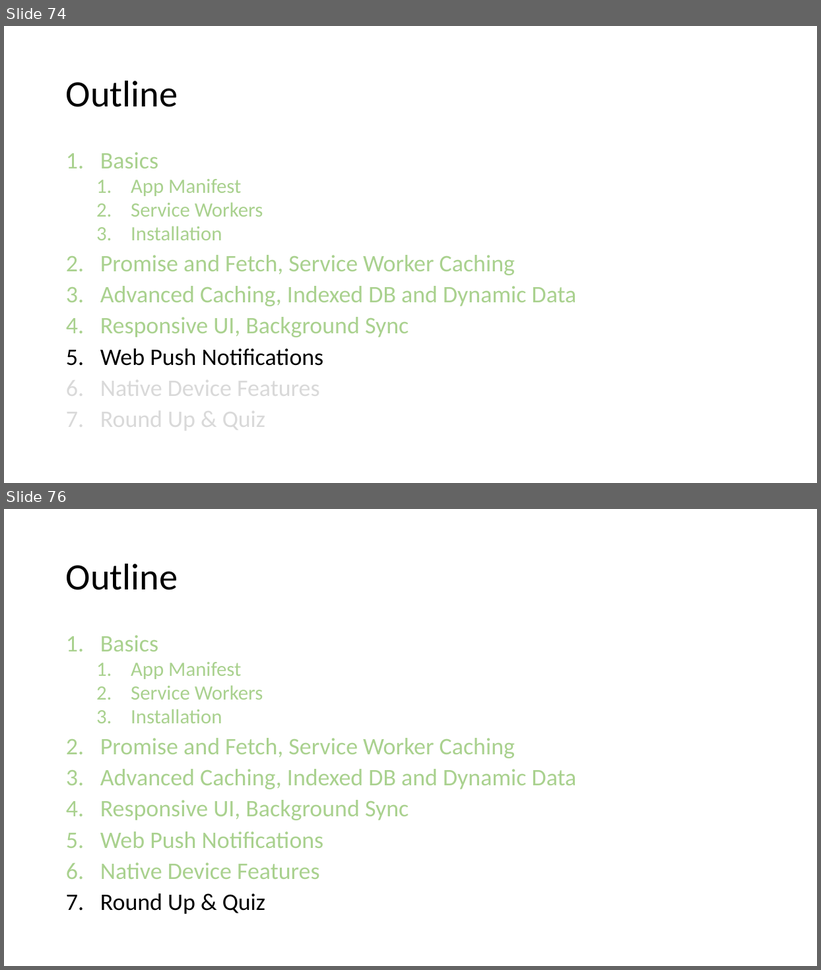
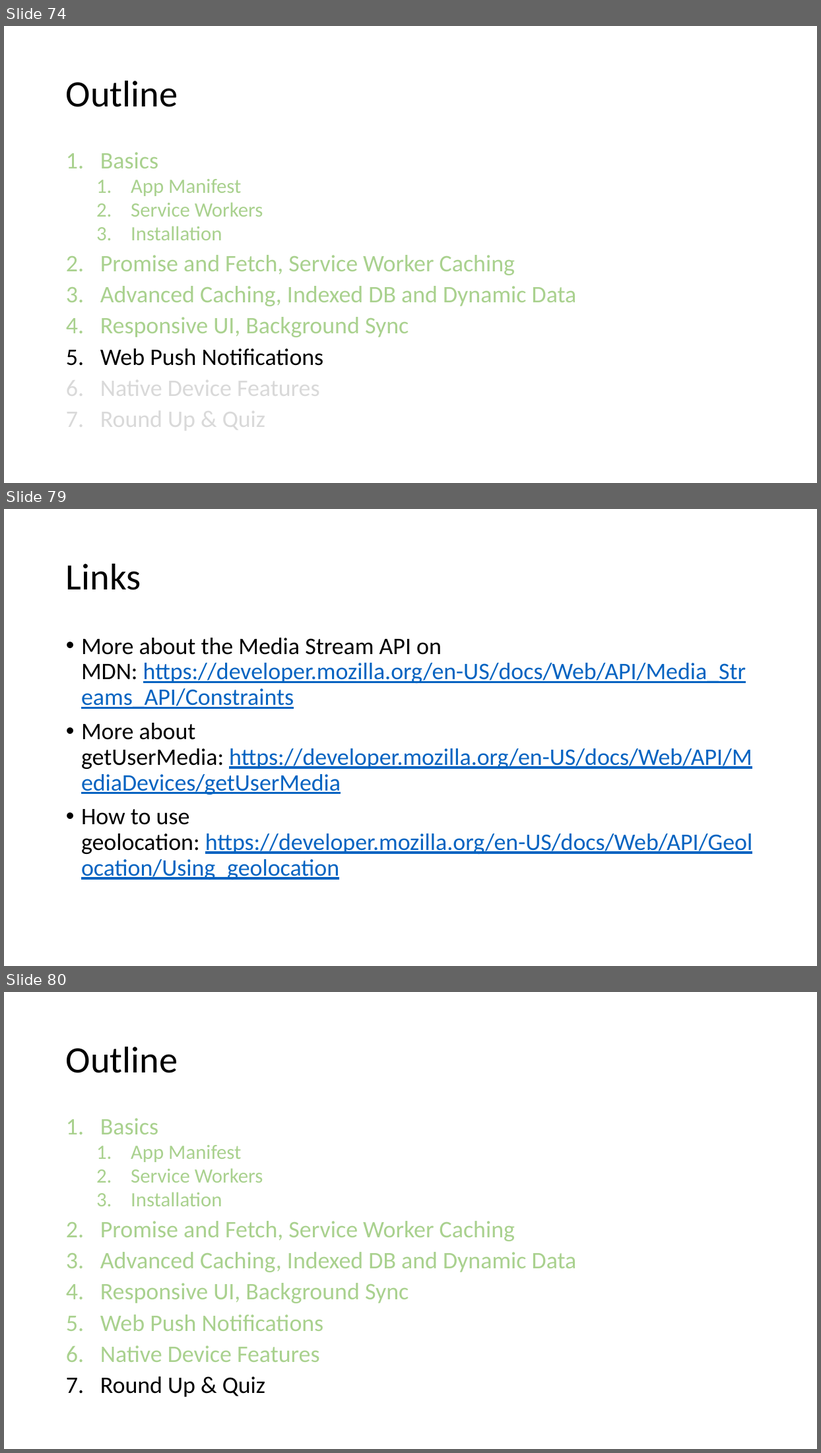
Before and after one commit to SteveNox/PWACourseProgress, a slide deck: course/Progressive Web Apps.pptx. Shown one above the other, each under a label of ours: slides 74 and 76 before the commit, slides 74, 79 and 80 after it; the slides between them are not shown. The pictures are 821x970 and 821x1453 pixels, drawn with LibreOffice and Linux fonts; fonts in the diff are those of the drawing. Boxes give left, top, right and bottom in pixels: in the first picture for what was removed or moved away, otherwise in the second. Text is boxed around its words. In the diff, an @@ line names an element or a change of style, - is before the commit and + after.

```diff
--- a/course/Progressive Web Apps.pptx
+++ b/course/Progressive Web Apps.pptx
@@ slide 79 added at (4,509,817,966), background #FFFFFF @@
@@ title added at (66,563,141,590), 44 pt, text #000000 @@
+Links
@@ text added at (81,638,753,880), 28 pt, text #0563C1, underline @@
+• More about the Media Stream API on MDN: https://developer.mozilla.org/en-US/docs/Web/API/Media_Streams_API/Constraints
+• More about getUserMedia: https://developer.mozilla.org/en-US/docs/Web/API/MediaDevices/getUserMedia
+• How to use geolocation: https://developer.mozilla.org/en-US/docs/Web/API/Geolocation/Using_geolocation
@@ what was slide 76 is now slide 80 @@
```
Also in this commit, not shown: 1 slide changed, 3 other slides added, 4 other files.
